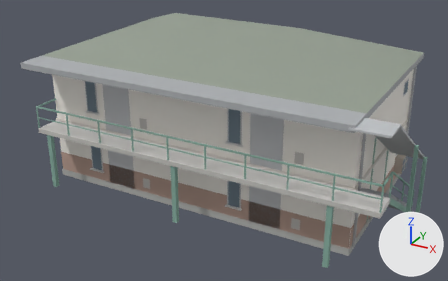
What one commit did to the glTF model models/apartment_B.glb.
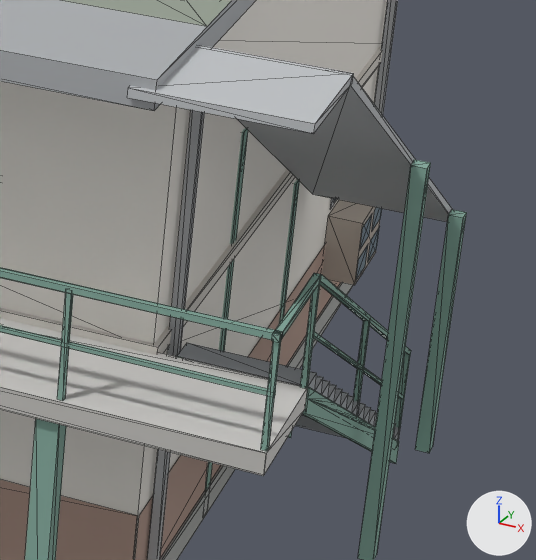
Old and new are each drawn whole from a 50 mm lens placed at (12.4, -23.49, 13.34), pointed at (0.24, -1.37, 2.28) and again close up on the part from 71% to 99% of the width and 38% to 85% of the height. Lighting does not change. The marker at lower right points along +X, +Y and +Z. The older version's two pictures come first. The close-ups show mesh edges as thin lines. Where no turn or scale is listed for an object, it has been applied to the vertices. Vertices at exactly the same position are counted once.

Script lines for the objects in view, before the commit:
```python
me_static = bpy.data.meshes.new('Static')
me_static.from_pydata(...)  # 624 vertices, 794 faces; spans x -7.2..8.6, y -5.6..4.6, z -0.2..7.3
me_static.materials.append(mat_apartment)
# before: 10 (-7.0, 4.0, 0.0), 12 (7.0, -4.0, 0.0), 14 (7.0, 4.0, 0.0)
ob_static = bpy.data.objects.new('Static', me_static)
ob_static.location = (0.0, 0.0, 0.0)
```
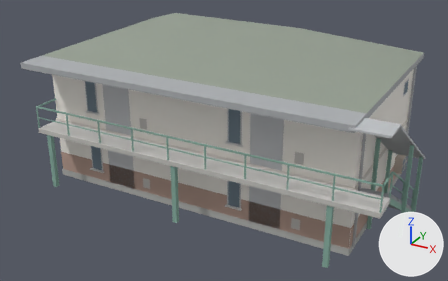
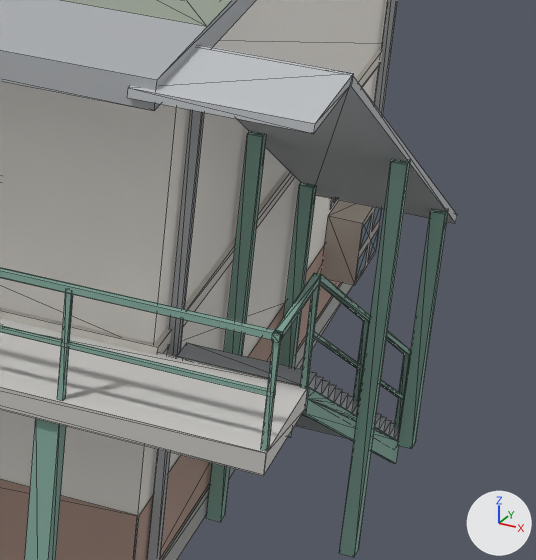
The change, as a list of edits to the scene's bpy script:
```text
Change me_static:
    used by ob_static; location = (0.0, 0.0, 0.0)
    remove me_static.from_pydata(...)  # 624 vertices, 794 faces; spans x -7.2..8.6, y -5.6..4.6, z -0.2..7.3
    add me_static.from_pydata(...)  # 624 vertices, 794 faces; spans x -7.2..8.4, y -5.6..4.6, z -0.2..7.3
    me_static part 1: the loose piece of 8 vertices spanning x 6.9..7.0, y 0.4..0.6, z 0.0..2.6 is moved by (0.2, 0.0, 0.0)
    me_static part 2: the loose piece of 8 vertices spanning x 8.5..8.6, y 0.4..0.6, z 0.0..2.6 is moved by (-0.2, 0.0, 0.0)
    me_static part 3: the loose piece of 8 vertices spanning x 6.9..7.0, y -1.8..-1.7, z 0.0..4.0 is moved by (0.2, 0.0, 0.0)
    me_static part 4: the loose piece of 8 vertices spanning x 8.5..8.6, y -1.8..-1.7, z 0.0..4.0 is moved by (-0.2, 0.0, 0.0)
    me_static part 5
    add for i in [10, 12, 14]: me_static.vertices[i].co += Vector((0.0, 0.0, 2.8))
    me_static.vertices[9].co: (-7.0, -4.0, 2.8) -> (-7.0, 4.0, 0.0)
    me_static.vertices[11].co: (-7.0, 4.0, 2.8) -> (7.0, -4.0, 0.0)
    me_static.vertices[13].co: (7.0, -4.0, 2.8) -> (7.0, 4.0, 0.0)
    me_static.vertices[15].co: (7.0, 4.0, 2.8) -> (-7.0, -4.0, 2.8)
```

Boxes (x1, y1, x2, y2) around the edits, measured in the close-ups (536 x 560 px; the box of a moved part takes in the faces that stretch with it):
'Static', reshaped
    before: (0, 0, 467, 560)
    after: (0, 0, 457, 560)
part 1 of me_static, moved or reshaped
    before: (279, 179, 300, 324)
    after: (279, 183, 317, 368)
part 2 of me_static, moved or reshaped
    before: (415, 209, 467, 453)
    after: (398, 209, 448, 449)
part 3 of me_static, moved or reshaped (mostly hidden before)
    before: (205, 128, 248, 490)
    after: (206, 131, 267, 522)
part 4 of me_static, moved or reshaped
    before: (358, 160, 431, 560)
    after: (339, 159, 411, 557)
part 5 of me_static, moved or reshaped
    both: (0, 0, 387, 560)
